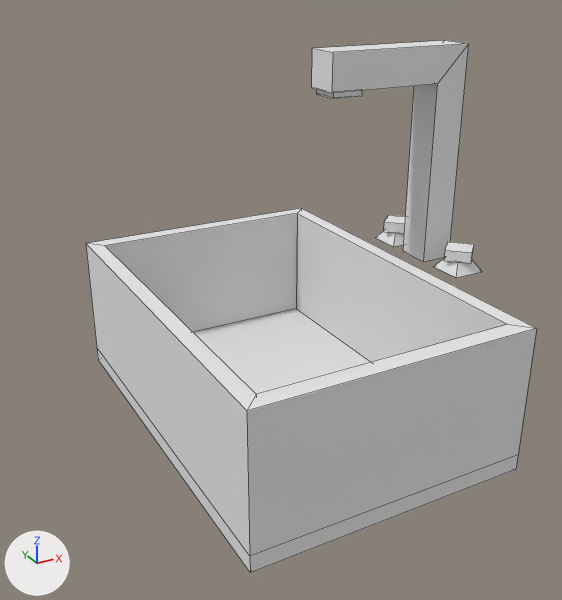
A saved change to the OBJ model Source/src/main/resources/assets/turbosparts/objmodels/parts/3-foodtruck/999-general/ft_sink.obj.
Both versions are drawn from a 50 mm camera at (-0.531, -0.962, 0.449) aimed at (-0.014, -0.021, -0.022). The lights are fixed; the arrows at lower left show +X, +Y and +Z. Mesh edges are drawn as thin lines. Where no turn or scale is listed for an object, it has been applied to the vertices.

The first picture shows 'ft_sink'.
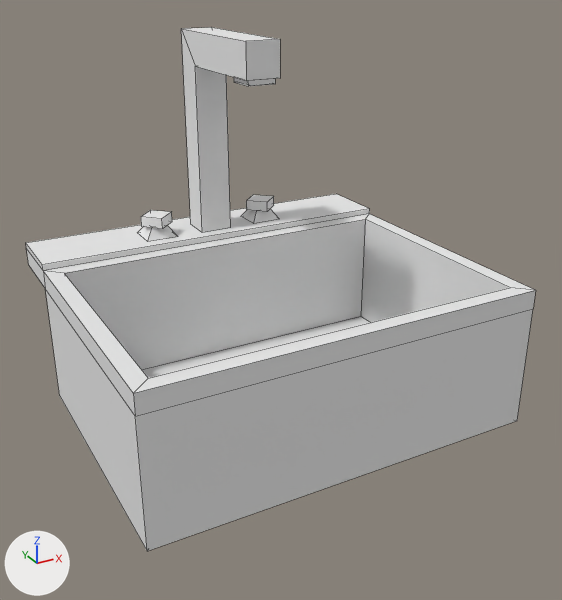
The change, as JSON lines over the scene's bpy script:
```json
{"block": "me_ft_sink", "where": "# used by ob_ft_sink; location = (0.0, 0.0, 0.0)"}
{"op": "remove", "block": "me_ft_sink", "code": "me_ft_sink.from_pydata(...)  # 84 vertices, 70 faces; spans x -0.214..0.293, y -0.309..0.309, z -0.226..0.333"}
{"op": "add", "block": "me_ft_sink", "code": "me_ft_sink.from_pydata(...)  # 76 vertices, 66 faces; spans x -0.309..0.309, y -0.214..0.332, z -0.226..0.343"}
{"block": "me_ft_sink", "change": "me_ft_sink part 1: the loose piece of 16 vertices spanning x 0.061..0.108, y -0.036..0.009, z 0.271..0.28 is scaled about its middle by (0.93, 1.07, 1), then moved by (-0.084, 0.097, 0.01)"}
{"block": "me_ft_sink", "change": "me_ft_sink part 2: the loose piece of 8 vertices spanning x 0.238..0.291, y 0.04..0.094, z 0.0..0.019 is scaled about its middle by (1.03, 0.966, 1), then moved by (-0.365, 0.198, 0.01)"}
{"block": "me_ft_sink", "change": "me_ft_sink part 3: the loose piece of 8 vertices spanning x 0.238..0.291, y -0.12..-0.065, z 0.0..0.019 is scaled about its middle by (1.03, 0.966, 1), then moved by (-0.165, 0.357, 0.01)"}
{"block": "me_ft_sink", "change": "me_ft_sink part 4: the loose piece of 24 vertices spanning x -0.214..0.214, y -0.309..0.309, z -0.226..0.0 is rebuilt with 32 vertices and now spans x -0.309..0.309, y -0.214..0.332, z -0.226..0.01"}
{"block": "me_ft_sink", "change": "me_ft_sink part 5: the loose piece of 12 vertices spanning x 0.056..0.291, y -0.041..0.014, z 0.0..0.333 is deleted"}
{"block": "me_ft_sink", "change": "me_ft_sink part 6: the loose piece of 8 vertices spanning x 0.236..0.293, y 0.039..0.095, z 0.019..0.037 is deleted"}
{"block": "me_ft_sink", "change": "me_ft_sink part 7: the loose piece of 8 vertices spanning x 0.236..0.293, y -0.121..-0.064, z 0.019..0.037 is deleted"}
{"block": "me_ft_sink", "change": "me_ft_sink part 8"}
{"block": "me_ft_sink", "change": "6 vertices are added at (-0.027, 0.238, 0.01), (-0.027, 0.291, 0.01), (-0.027, 0.291, 0.343), (-0.027, 0.238, 0.29), (-0.027, 0.056, 0.343), (-0.027, 0.056, 0.29)"}
{"block": "me_ft_sink", "change": "6 new vertices lie (0.054, 0.0, 0.0) away from vertices in x -0.027, y 0.056..0.291, z 0.01..0.343"}
{"block": "me_ft_sink", "change": "10 new faces join them"}
{"op": "add", "block": "me_tap_r", "code": ["me_tap_r = bpy.data.meshes.new('tap_r')", "me_tap_r.from_pydata([(0.1284, 0.2653, 0.0292), (0.1005, 0.2931, 0.0292), (0.0995, 0.2364, 0.0292), (0.1284, 0.2653, 0.0467), (0.0995, 0.2364, 0.0467), (0.1005, 0.2931, 0.0467), (0.0716, 0.2643, 0.0467), (0.0716, 0.2643, 0.0292)], [], [(0, 1, 5, 3), (0, 2, 7, 1), (2, 0, 3, 4), (3, 5, 6, 4), (1, 7, 6, 5), (7, 2, 4, 6)])", "me_tap_r.materials.append(mat_ft_sink)  # white #e7e7e7"]}
{"op": "add", "block": "me_tap_l", "code": ["me_tap_l = bpy.data.meshes.new('tap_l')", "me_tap_l.from_pydata([(-0.0716, 0.2653, 0.0292), (-0.0995, 0.2931, 0.0292), (-0.1005, 0.2364, 0.0292), (-0.0716, 0.2653, 0.0467), (-0.1005, 0.2364, 0.0467), (-0.0995, 0.2931, 0.0467), (-0.1284, 0.2643, 0.0467), (-0.1284, 0.2643, 0.0292)], [], [(0, 1, 5, 3), (0, 2, 7, 1), (2, 0, 3, 4), (3, 5, 6, 4), (1, 7, 6, 5), (7, 2, 4, 6)])", "me_tap_l.materials.append(mat_ft_sink)  # white #e7e7e7"]}
{"op": "add", "block": "ob_tap_r", "code": ["ob_tap_r = bpy.data.objects.new('tap_r', me_tap_r)", "ob_tap_r.location = (0.0, 0.0, 0.0)"]}
{"op": "add", "block": "ob_tap_l", "code": ["ob_tap_l = bpy.data.objects.new('tap_l', me_tap_l)", "ob_tap_l.location = (0.0, 0.0, 0.0)"]}
```

Changed parts and their boxes (x1, y1, x2, y2) in the pictures (562 x 600 px; the box of a moved part takes in the faces that stretch with it):
```json
{"object": "ft_sink", "change": "reshaped", "before": [86, 40, 536, 573], "after": [26, 27, 536, 551], "on screen": "13% wider"}
{"object": "tap_l", "change": "added", "after": [141, 210, 172, 229]}
{"object": "tap_r", "change": "added", "after": [246, 195, 274, 212]}
{"part": 1, "of": "me_ft_sink", "change": "moved or reshaped", "before": [316, 89, 362, 99], "after": [234, 77, 275, 86]}
{"part": 2, "of": "me_ft_sink", "change": "moved or reshaped", "before": [375, 231, 404, 247], "after": [138, 225, 178, 242]}
{"part": 3, "of": "me_ft_sink", "change": "moved or reshaped", "before": [433, 258, 482, 278], "after": [241, 209, 279, 224]}
{"part": 4, "of": "me_ft_sink", "change": "rebuilt", "before": [86, 208, 536, 573], "after": [26, 194, 536, 551], "on screen": "13% wider"}
{"part": 5, "of": "me_ft_sink", "change": "deleted", "before": [312, 40, 469, 262]}
{"part": 6, "of": "me_ft_sink", "change": "deleted", "before": [384, 215, 405, 233]}
{"part": 7, "of": "me_ft_sink", "change": "deleted", "before": [444, 242, 474, 263]}
{"part": 8, "of": "me_ft_sink", "change": "added", "after": [181, 27, 280, 232]}
```
